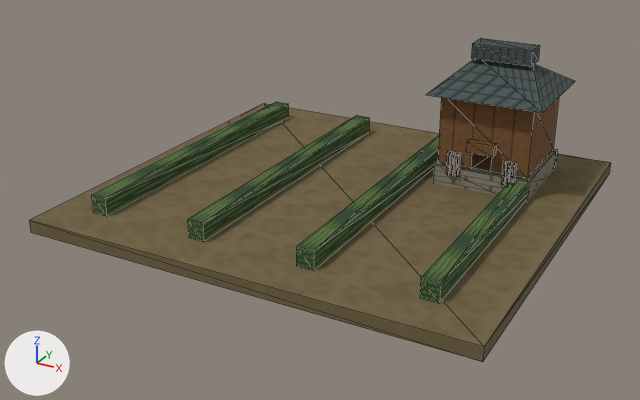
What one commit did to the glTF model app/src/main/assets/3d/field/domestic-FARM-1-lod1.glb.
The view is the same before and after, from a camera (50 mm lens) standing at (0.735, -1.425, 0.704) and looking at (-0.012, -0.068, 0.026). Lighting does not change. The marker at lower left points along +X, +Y and +Z. The older version comes first. Mesh edges are drawn as thin lines. Vertices at exactly the same position are counted once.
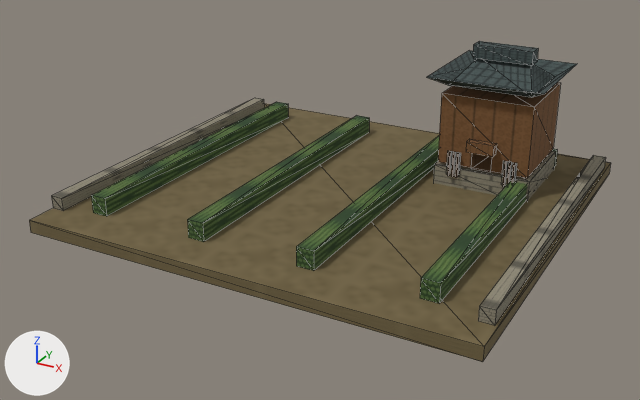
Where the change shows, as pixel boxes [x1, y1, x2, y2] in the pictures (640 x 400 px; the box of a moved part takes in the faces that stretch with it):
'Mesh_0', reshaped: before [29, 38, 611, 362]; after [29, 41, 611, 362]
part 1 of me_mesh_0, moved or reshaped: before [471, 38, 540, 67]; after [473, 41, 538, 66]
part 2 of me_mesh_0, added: after [51, 98, 264, 211]
part 3 of me_mesh_0, added: after [478, 155, 606, 325]
part 4 of me_mesh_0, rebuilt (11% shorter): before [426, 59, 575, 113]; after [427, 50, 577, 98]

Patch to the scene script:
```diff
--- a/app/src/main/assets/3d/field/domestic-FARM-1-lod1.glb.py
+++ b/app/src/main/assets/3d/field/domestic-FARM-1-lod1.glb.py
@@ me_mesh_0 @@
 # used by ob_mesh_0; location = (0.0, 0.0, 0.0)
-me_mesh_0.from_pydata(...)  # 138 vertices, 162 faces; spans x -0.43..0.43, y -0.4..0.4, z 0.0..0.296
+me_mesh_0.from_pydata(...)  # 158 vertices, 190 faces; spans x -0.43..0.43, y -0.4..0.4, z 0.0..0.292
+# me_mesh_0 part 1: the loose piece of 8 vertices spanning x 0.182..0.299, y 0.185..0.235, z 0.266..0.296 is scaled about its middle by (1, 0.68, 0.867), then moved by (0.0, 0.0, -0.002)
+# me_mesh_0 part 2: the loose piece of 8 vertices spanning x -0.43..0.43, y -0.4..0.4, z 0.0..0.025 is copied, and the copy is scaled about its middle by (0.0291, 0.875, 1), then moved by (-0.418, 0.01, 0.025); it spans x -0.43..-0.405, y -0.34..0.36, z 0.025..0.05
+# me_mesh_0 part 3: the loose piece of 8 vertices spanning x 0.304..0.307, y 0.108..0.114, z 0.049..0.098 is copied, and the copy is scaled about its middle by (9.92, 117, 0.51), then moved by (0.107, -0.101, -0.036); it spans x 0.4..0.425, y -0.34..0.36, z 0.025..0.05
+# me_mesh_0 part 4: the loose piece of 6 vertices spanning x 0.127..0.352, y 0.093..0.327, z 0.21..0.266 is rebuilt with 10 vertices and now spans x 0.127..0.352, y 0.093..0.327, z 0.224..0.266
 me_mesh_0.materials.append(mat_material_0)
```
